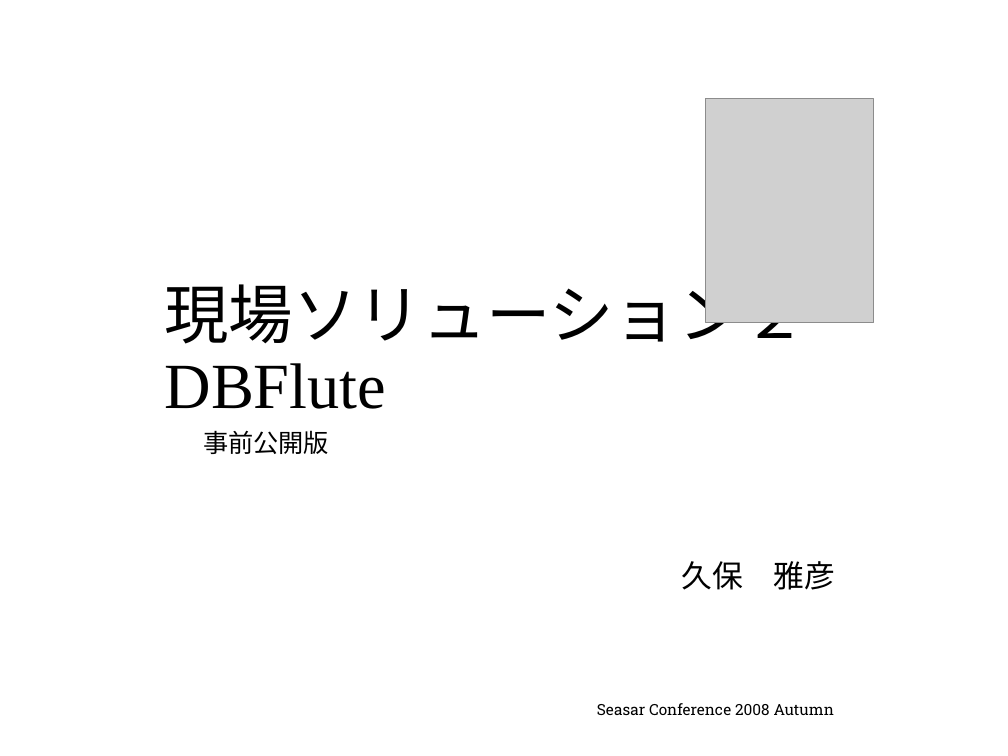
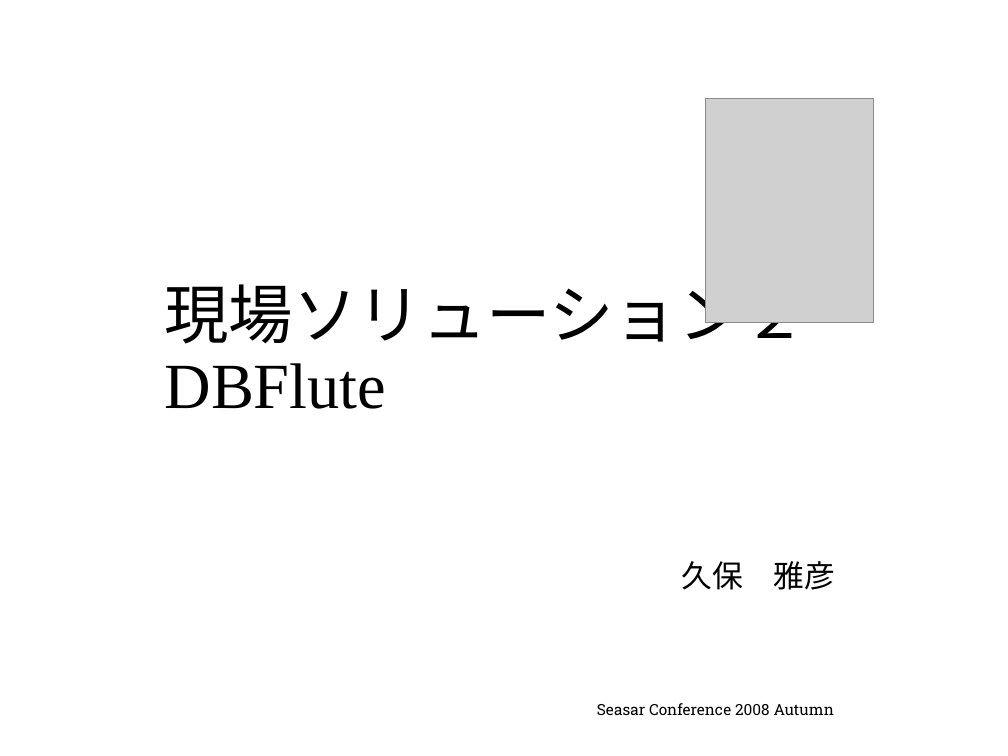
Before and after one commit to seasarorg/dbflute, a slide deck: slide 1 of dbflute/etc/doc/ref/session/resource/GenbaSolution2-sc2008autumn-dbflute.pptx. Drawn at 1008x756 pixels with LibreOffice and Linux fonts; fonts in the diff are those of the drawing; grey boxes stand for pictures; background and template pictures are left out. Boxes give left, top, right and bottom in pixels: in the first picture for what was removed or moved away, otherwise in the second. Text is boxed around its words. In the diff, an @@ line names an element or a change of style, - is before the commit and + after.

```diff
--- a/dbflute/etc/doc/ref/session/resource/GenbaSolution2-sc2008autumn-dbflute.pptx
+++ b/dbflute/etc/doc/ref/session/resource/GenbaSolution2-sc2008autumn-dbflute.pptx
@@ text removed at (x1=203, y1=430, x2=329, y2=454) @@
-事前公開版
```
Also in this commit, not shown: 1 other slide changed, 3 slides added.
